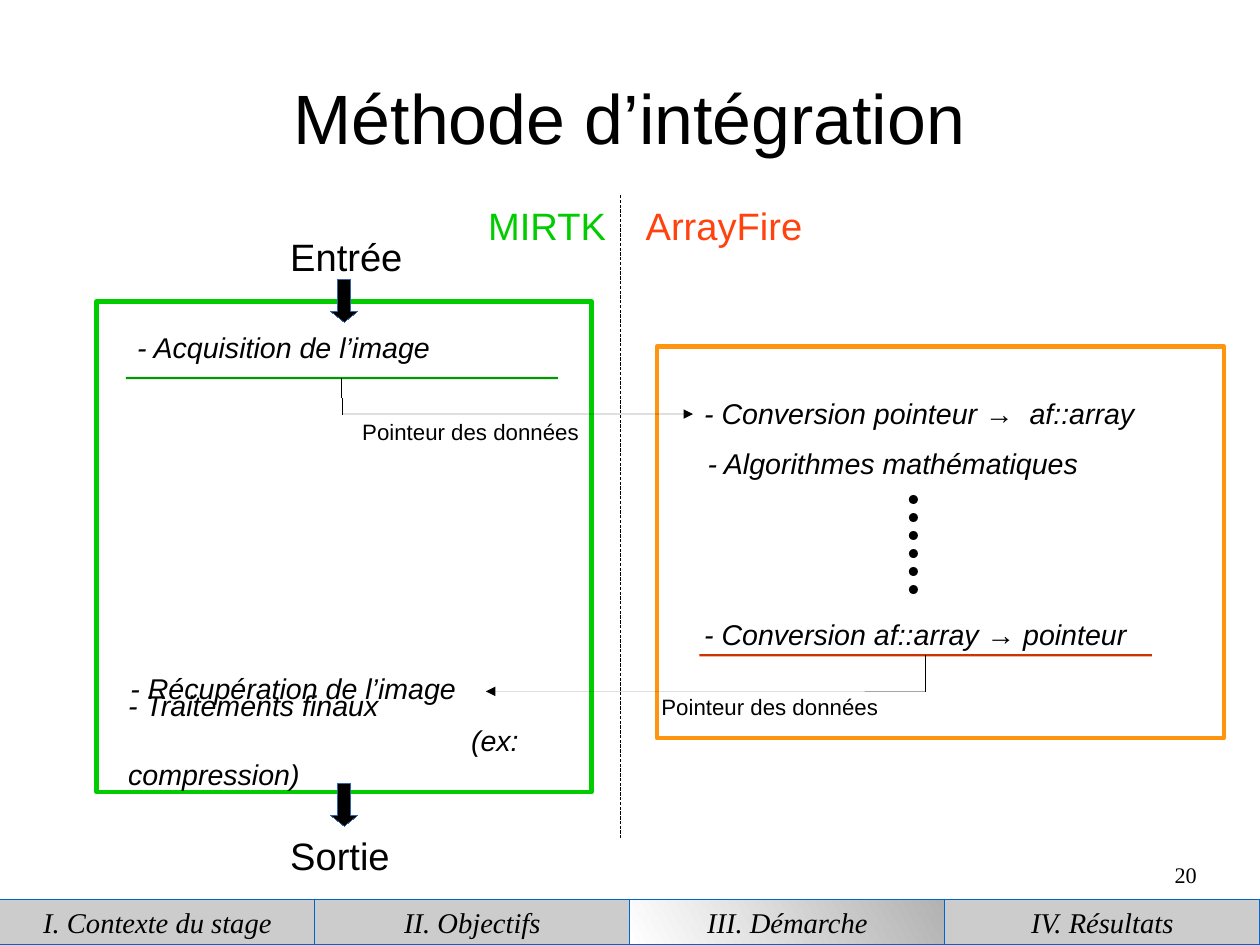
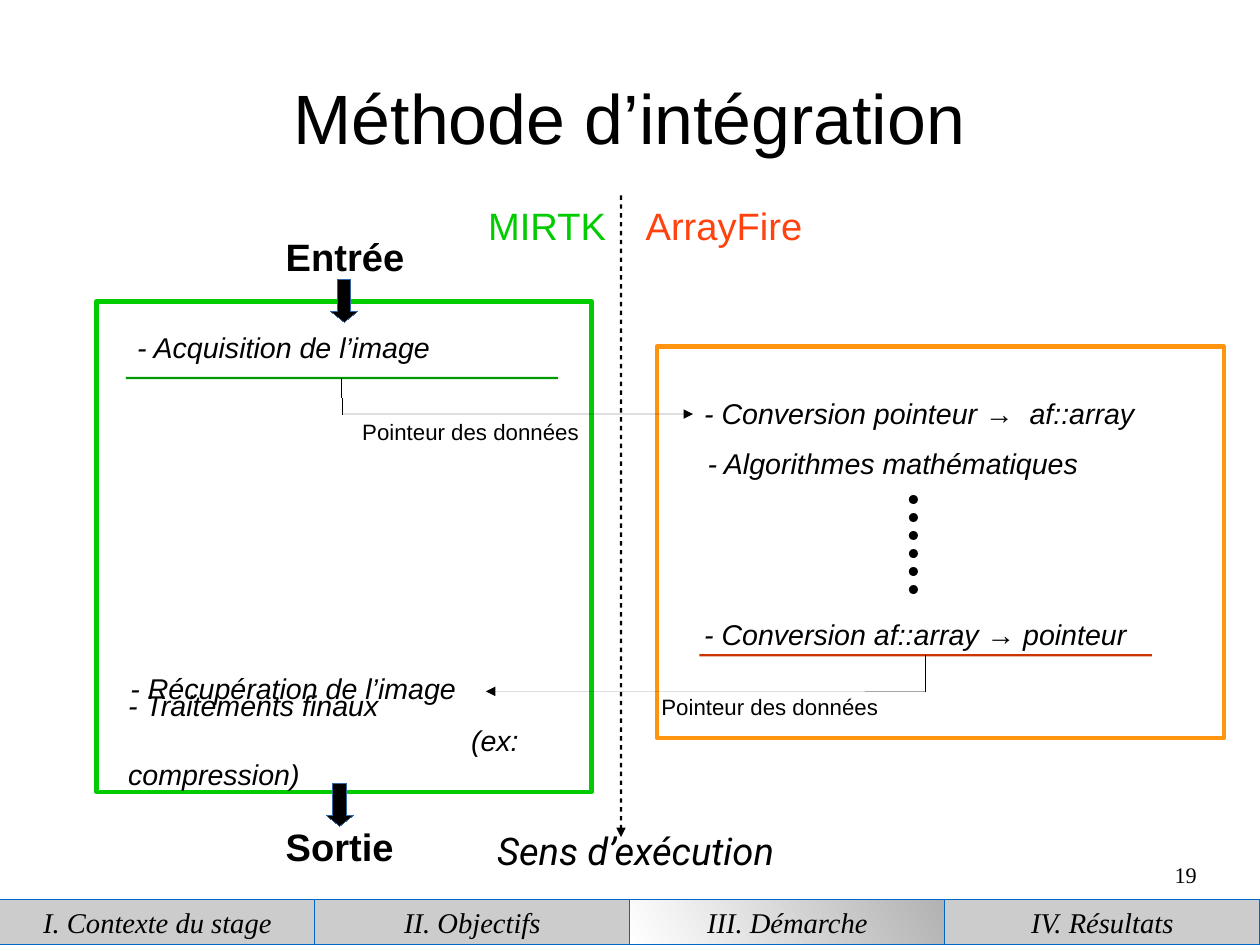
Before and after one commit to piatf/Report-2016-interniship-BioMedIA, a slide deck: slide 19 of presentation.odp (slide 20 before the commit). Drawn at 1260x945 pixels with LibreOffice and Linux fonts; fonts in the diff are those of the drawing. Boxes give left, top, right and bottom in pixels: in the first picture for what was removed or moved away, otherwise in the second. Text is boxed around its words. In the diff, an @@ line names an element or a change of style, - is before the commit and + after.

```diff
--- a/presentation.odp
+++ b/presentation.odp
@@ text "Entrée" at [286,243,405,272]: bold on @@
@@ line (621, 196) - (621, 837): line to arrow; stroke #000000 0 pt to #000000 1.42 pt @@
@@ down arrow: place and size @@
-down arrow at [330,783,358,827]
+down arrow at [326,783,353,827]
@@ text "Sortie": place and size @@
-text "Sortie" at [290,842,389,871]
+text "Sortie" at [286,833,394,862]
@@ text "Sortie" at [286,833,394,862]: bold on @@
@@ text added at [497,830,773,866], 24 pt, text #000000, italic @@
+Sens d’exécution
@@ page number at [1175,868,1197,884]: text changed @@
-20
+19
```
Also in this commit, not shown: 9 other slides changed, 1 slide added, 2 slides removed.
